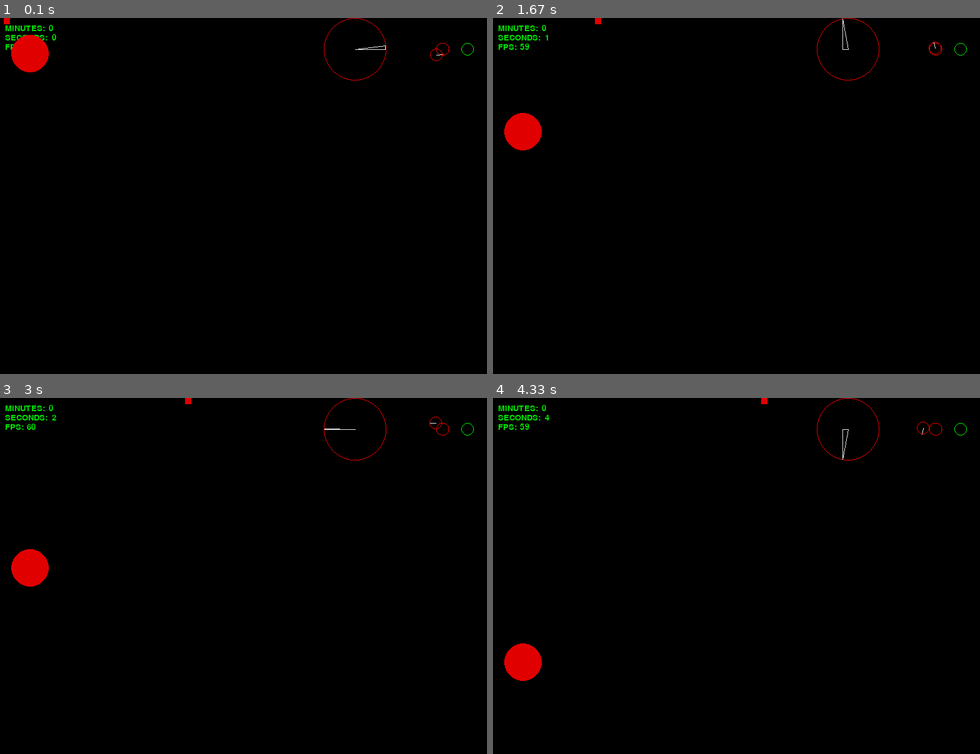
Above: before the commit, frames 1-4 (two rows, left to right).
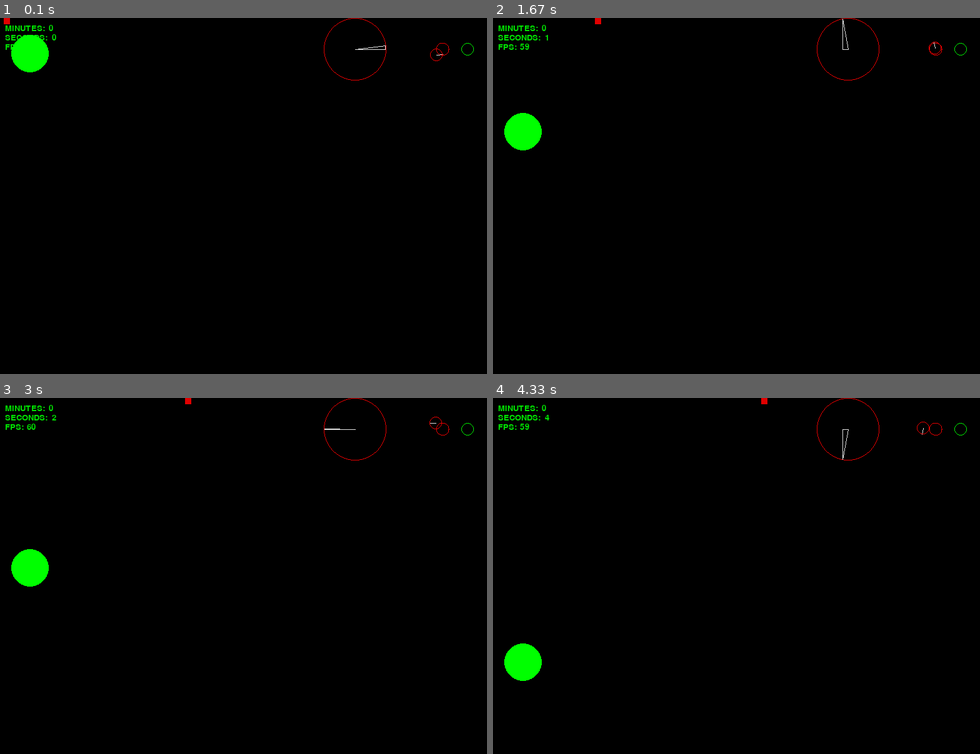
Above: after the commit, the same moments.

Repository: GermanHoyos/LearningPythonAndPygame
Game: pygame game, started from firstPythonFile.py
Same seed, same stepped clock (60 frames per second), same inputs: the game is played once before the commit and once after it.
Inputs (mouse positions are in pixels of both pictures, inside the frame that each line leads up to):
- Up to frame 1 (0.1 s): no input
- Up to frame 2 (1.67 s): press the mouse at (619, 210) at 0.37 s; move the mouse to (707, 249) at 0.47 s; release the mouse at (790, 288) at 0.6 s
- Up to frame 3 (3 s): no input
- Up to frame 4 (4.33 s): no input

The runs differ from the first frame. In frame 1, 0.6% of the frame differs, in the area x 2-11%, y 4-16%; in frame 2, 0.6%; in frame 3, 0.6%; in frame 4, 0.6%.

Commit message:
Bouncing Ball Completed: Next = Collisions

Diff:
--- a/firstPythonFile.py
+++ b/firstPythonFile.py
@@ -23,8 +23,15 @@
 VELOCITY_2 =    10      # first delta time iteration
 GROUND =        (600)   # bottom of the screen
 GRAVITY =       0.5     # traverses 800px in about 8.5 seconds
-BOUNCE_STOP =   0.3       # This prevents infinite tiny bounces
+BOUNCE_STOP =   0.3     # This prevents infinite tiny bounces
+ROLL_STOP =     0.02
 DELTA_TIME =    float
+
+#Experimental physics variables
+MINIMUM_SPEED = 0.3     # same as BOUNCE_STOP, this is used to determine when to set movement to 0 on any axis
+FRICTION      = 0.05
+# track positions of mouse to get movement vector
+mouse_trajectory = []
 
 #Other Global variables
 done = False                        # is game seq complete
@@ -40,10 +47,20 @@
 BLUE =      (0, 0, 225)
 text_font = pygame.font.SysFont("Adrial", 20)
 
+#function for calculating vectors
+def calc_motion_vector():
+    x_speed = 0
+    y_speed = 0
+    if len(mouse_trajectory) > 10: # mouse trajectory is a list of coords = mouse_trajectory[x][y]. the first position = [0][0] and the last position [-1][0]
+        x_speed = (mouse_trajectory[-1][0] - mouse_trajectory[0][0]) / len(mouse_trajectory) # [X][y]
+        y_speed = (mouse_trajectory[-1][1] - mouse_trajectory[0][1]) / len(mouse_trajectory) # [x][Y]
+    return x_speed, y_speed
+
+
 #Helper function to render text to screen
 def draw_text(text, font, text_col, x, y):
     img = font.render(text, True, text_col)
-    DISPLAYSURF.blit(img, (x, y)) #blit text image to said display surface
+    DISPLAYSURF.blit(img, (x, y)) #blit text image to said display surface # lit = block tansfer - draw surface on another surface
 
 #Experimental unit circle functions using "arc" and "circle"
 def draw_unit_circle_1():
@@ -120,44 +137,100 @@
         self.radius = radius
         self.color = color
         self.mass = mass
-        self.retention = retention
+        self.retention = retention      # this precentage by which ySpeed is retained upon direction change
         self.ySpeed = ySpeed
         self.xSpeed = xSpeed
         self.id = id
         self.circle = ''
-
-    def draw(self):
-        self.circle = pygame.draw.circle(DISPLAYSURF, RED, (self.myX, self.myY), self.radius)
+        self.selected = False
+
+
+    def draw(self, mouse):
+        self.circle = pygame.draw.circle(DISPLAYSURF, self.color, (self.myX, self.myY), self.radius)
         self.ySpeed = self.check_gravity()
-        self.update_pos()
+        self.update_pos(mouse)
 
     def check_gravity(self):
-        if self.myY < 600 - self.radius:
-            self.ySpeed += GRAVITY # gradualy increases over time
+        if not self.selected:
+            if self.myY < 600 - self.radius:
+                self.ySpeed += GRAVITY                              # gradualy increases yspeed over time by adding gravity to it continuesly
+            else:
+                if self.ySpeed > BOUNCE_STOP:                       # if self.ySpeed is great enough where I want to contiue bouncing / changing direction
+                    self.ySpeed = self.ySpeed * -1 * self.retention # flip direction and lose energy # UPWARD ^
+                else:
+                    if abs(self.ySpeed) <= BOUNCE_STOP:
+                        self.ySpeed = 0                             # if the (-) or (+) ySpeed is LESSTHAN BOUNCE_STOP, then stop bouncing # this catches the negative side of the bounce, as opposed to the positive side which # is caught by the if statement above this one
+            if (self.myX < self.radius + (0) and self.xSpeed < 0) or \
+                (self.myX > 800 - self.radius and self.xSpeed> 0):
+                self.xSpeed *= -1 * self.retention
+                if abs(self.xSpeed) < BOUNCE_STOP:
+                    self.xSpeed = 0
+            if self.ySpeed == 0 and self.xSpeed != 0:
+                if self.xSpeed > 0:
+                    self.xSpeed -= FRICTION
+                    if self.xSpeed < ROLL_STOP:
+                        self.xSpeed = 0
+                elif self.xSpeed < 0:
+                    self.xSpeed += FRICTION
+                    if abs(self.xSpeed) <= ROLL_STOP:
+                        self.xSpeed = 0
+
+        else: # if ball is grabed and let go, let the downward speeds be reset such that gravity can begin acting on it again
+            # self.xSpeed = 0
+            # self.ySpeed = 0
+            self.xSpeed = x_push
+            self.ySpeed = y_push
+        return self.ySpeed
+
+    def update_pos(self, mouse):
+        if not self.selected:
+            self.myY += self.ySpeed
+            self.myX += self.xSpeed
         else:
-            if self.ySpeed > BOUNCE_STOP: # if my y speed is great enough where I want to contiue bouncing
-                self.ySpeed = self.ySpeed * -1 * self.retention # flip direction and lose energy # UPWARD ^
-            else:
-                if abs(self.ySpeed) <= BOUNCE_STOP:
-                    self.ySpeed = 0 # this prevents this.ySpeed being less than bounce stop so much its negative
-                    # which would allow the previous if statement to be true
-        return self.ySpeed
-
-    def update_pos(self):
-        self.myY += self.ySpeed
-        self.myX += self.xSpeed
+            self.myX = mouse[0]
+            self.myY = mouse[1]
+
+
+    def check_select(self, pos):
+        self.selected = False
+        if self.circle.collidepoint(pos):
+            self.selected = True
+        return self.selected
+
+
+
+
+
+
 
 ####################Instantiate Objects Outside Of Game loop####################
 C1 = AsteroidPlayer()
 C2 = UnitCircle()
 
-ball1 = Ball(50, 50, 30, 'RED', 100, .9, 0, 0, 1)
+ball1 = Ball(50, 50, 30, 'GREEN', 100, .9, 0, 0, 1)
 
 ####################Game Loop####################
 while not done:
+
+    mouse_coords = pygame.mouse.get_pos()
+    mouse_trajectory.append(mouse_coords)
+    if len(mouse_trajectory) > 20:
+        mouse_trajectory.pop(0) # first in first out
+    x_push, y_push = calc_motion_vector()
+
     for event in pygame.event.get():
         if event.type == pygame.QUIT:  #end point
             done = True
+
+        #detect mouse events
+        if event.type == pygame.MOUSEBUTTONDOWN:
+            if event.button == 1: # 1 = left mouse click
+                if ball1.check_select(event.pos):
+                    active_select = True
+        if event.type == pygame.MOUSEBUTTONUP:
+            if event.button == 1:
+                active_select = False
+                ball1.check_select((-1111,-1111))
 
     ####################Within Game Loop Timing Mechanics####################
     current_frame_rate = FPS.get_fps()
@@ -209,7 +282,7 @@
     C2.draw()
 
     #Draw ball experiment
-    ball1.draw()
+    ball1.draw(mouse_coords)
     # ball1.update_pos()
     # ball1.ySpeed = ball1.check_gravity();
 
